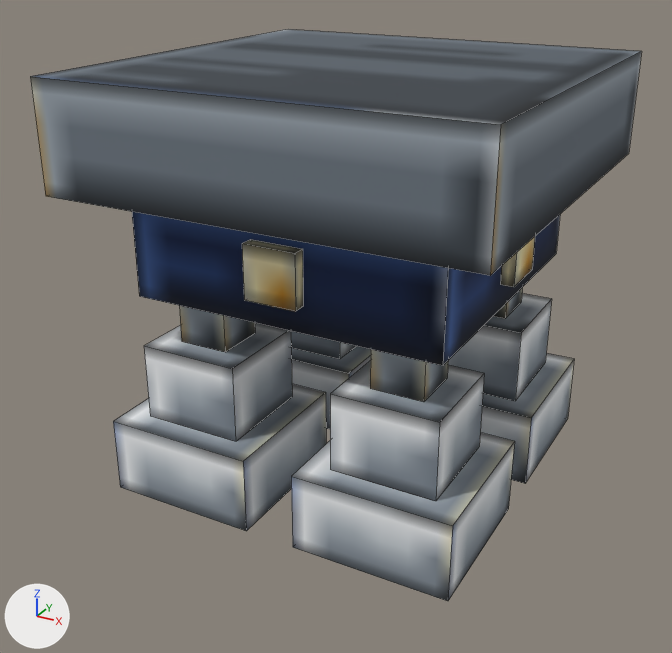
The OBJ model src/main/resources/assets/adv_rocketry/models/rocket/advbipropellantrocketmotor.obj: old version first, new version second.
Camera for both pictures: a 50 mm camera at (1.477, -2.398, 1.295) aimed at (0.473, -0.574, 0.383). The axes (+X, +Y, +Z) are drawn at lower left. The lights are the same throughout. The older version comes first. Mesh edges are drawn as thin lines. Where no turn or scale is listed for an object, it has been applied to the vertices.

The older version as bpy lines, for what is in view:
```python
me_material = bpy.data.meshes.new('Material')
me_material.from_pydata(...)  # 144 vertices, 99 faces; spans x 0.0..1.0, y -1.0..0.0, z 0.0..1.0
me_material.materials.append(mat_advbipropellantrocketmotor)  # picture img_advbipropellantrocketmotor
ob_material = bpy.data.objects.new('Material', me_material)
ob_material.location = (0.0, 0.0, 0.0)
```
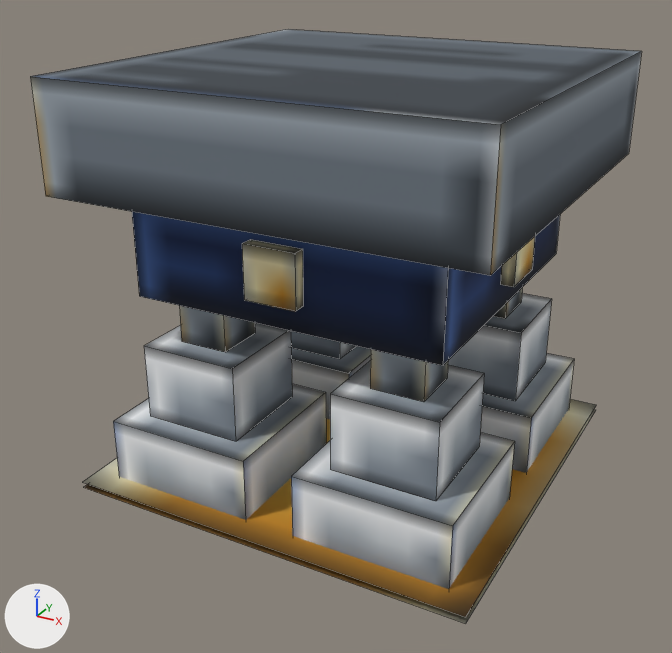
Changed parts and their boxes [x1, y1, x2, y2] in the pictures (672 x 653 px):
'RecessedBacking', added (brown): after [83, 399, 596, 624]

Diff of the bpy script that builds the scene:
```diff
--- a/src/main/resources/assets/adv_rocketry/models/rocket/advbipropellantrocketmotor.obj.py
+++ b/src/main/resources/assets/adv_rocketry/models/rocket/advbipropellantrocketmotor.obj.py
@@ me_recessedbacking @@
+me_recessedbacking.from_pydata(...)  # 8 vertices, 2 faces; spans x 0.0..1.0, y -1.0..0.0, z 0.016..0.031
+me_recessedbacking.materials.append(mat_advbipropellantrocketmotor)  # picture img_advbipropellantrocketmotor
@@ ob_recessedbacking @@
+ob_recessedbacking = bpy.data.objects.new('RecessedBacking', me_recessedbacking)
+ob_recessedbacking.location = (0.0, 0.0, 0.0)
```
